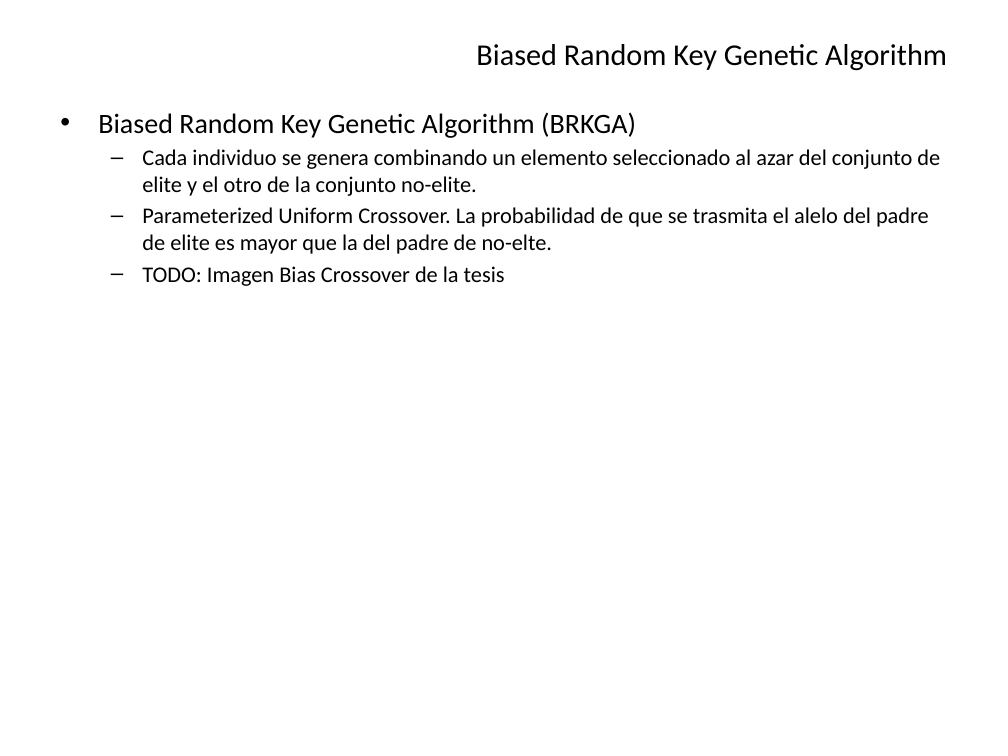
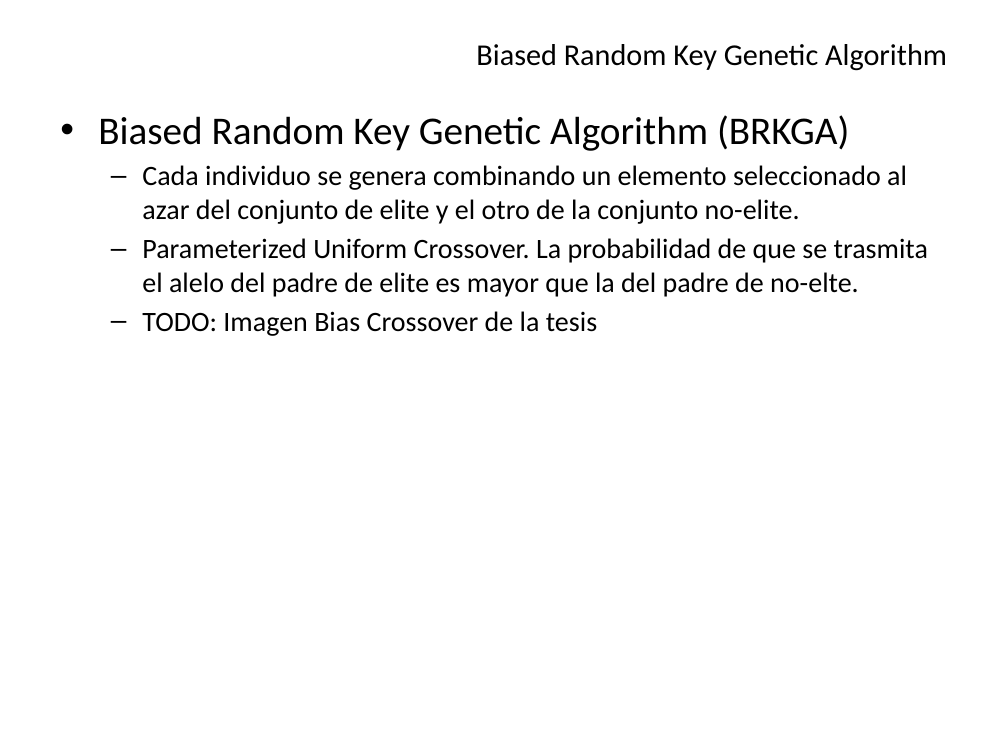
Before and after one commit to Aleitox/TopBrkga, a slide deck: slide 8 of TesisPaper/Defensa/Biased Random Key Genetic Algorithm.pptx (slide 6 before the commit). Drawn at 1008x756 pixels with LibreOffice and Linux fonts; fonts in the diff are those of the drawing. Boxes give left, top, right and bottom in pixels: in the first picture for what was removed or moved away, otherwise in the second. Text is boxed around its words. In the diff, an @@ line names an element or a change of style, - is before the commit and + after.

```diff
--- a/TesisPaper/Defensa/Biased Random Key Genetic Algorithm.pptx
+++ b/TesisPaper/Defensa/Biased Random Key Genetic Algorithm.pptx
@@ text "Biased Random Key Genetic Algorithm ..." at bbox=[98, 115, 928, 336]: size 20 to 28 pt in "Biased Random Key Genetic Algorithm (BRKGA)"; size 16 to 20 pt in "Cada individuo se genera combinando un elemento ...", "Parameterized Uniform Crossover. La probabilidad de que ...", "TODO: Imagen Bias Crossover de la tesis"; more space between paragraphs @@
```
Also in this commit, not shown: 5 other slides changed, 7 slides added, 5 other files.
